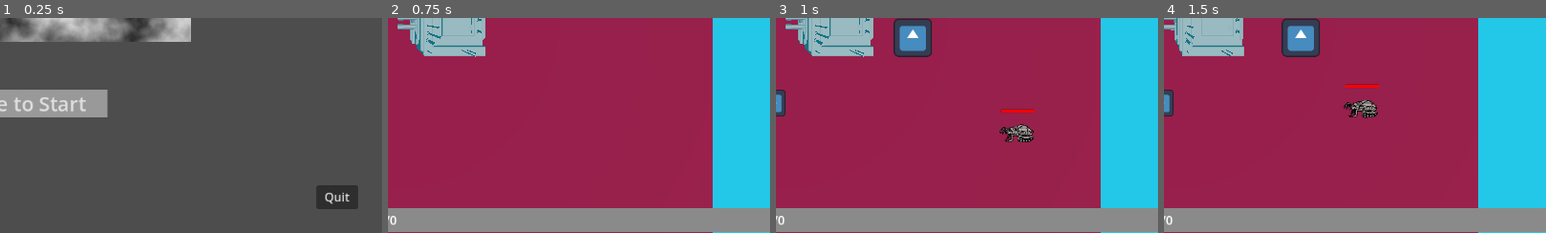
Above: before the commit, frames 1-4 (left to right).
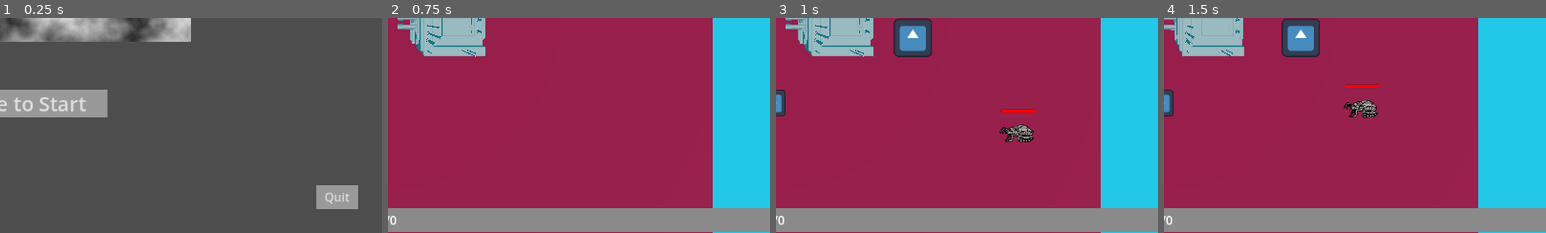
Above: after the commit, the same moments.

Repository: whitehatcat-JE/TowerDefenceGameJam
Game: Godot game, scene res://UI/MenuUI.tscn
Same seed, same stepped clock (60 frames per second), same inputs: the game is played once before the commit and once after it. This scene is started directly instead of the project's main scene. The engine's default icon, where the game draws it, is replaced by a stand-in: a white triangle on a blue panel in a dark square.
Inputs:
- Up to frame 1 (0.25 s): no input
- Up to frame 2 (0.75 s): click "Click here to Start" at 0.5 s
- Up to frame 3 (1 s): no input
- Up to frame 4 (1.5 s): hold Right (ui_right) from 1.28 s (still down); tap J (attack) at 1.35 s
The pictures show only the part of the screen within x 50-100%, y 50-100%; the shares and areas given below are measured in that part.

The runs differ from the first frame. In frame 1, 1.2% of the frame differs, in the area x 82-94%, y 77-89%; in frame 2, nothing differs; in frame 3, nothing differs; in frame 4, nothing differs.

Commit message:
Buttons made consistent

Diff:
--- a/UI/MenuUI.tscn
+++ b/UI/MenuUI.tscn
@@ -69,6 +69,11 @@
 offset_bottom = 0.255981
 grow_horizontal = 0
 grow_vertical = 0
+theme_override_styles/normal = ExtResource("1_b3mgw")
+theme_override_styles/hover = ExtResource("2_nq0ld")
+theme_override_styles/pressed = ExtResource("3_lkpo7")
+theme_override_styles/disabled = ExtResource("1_b3mgw")
+theme_override_styles/focus = ExtResource("1_b3mgw")
 text = "Quit
 "
 
